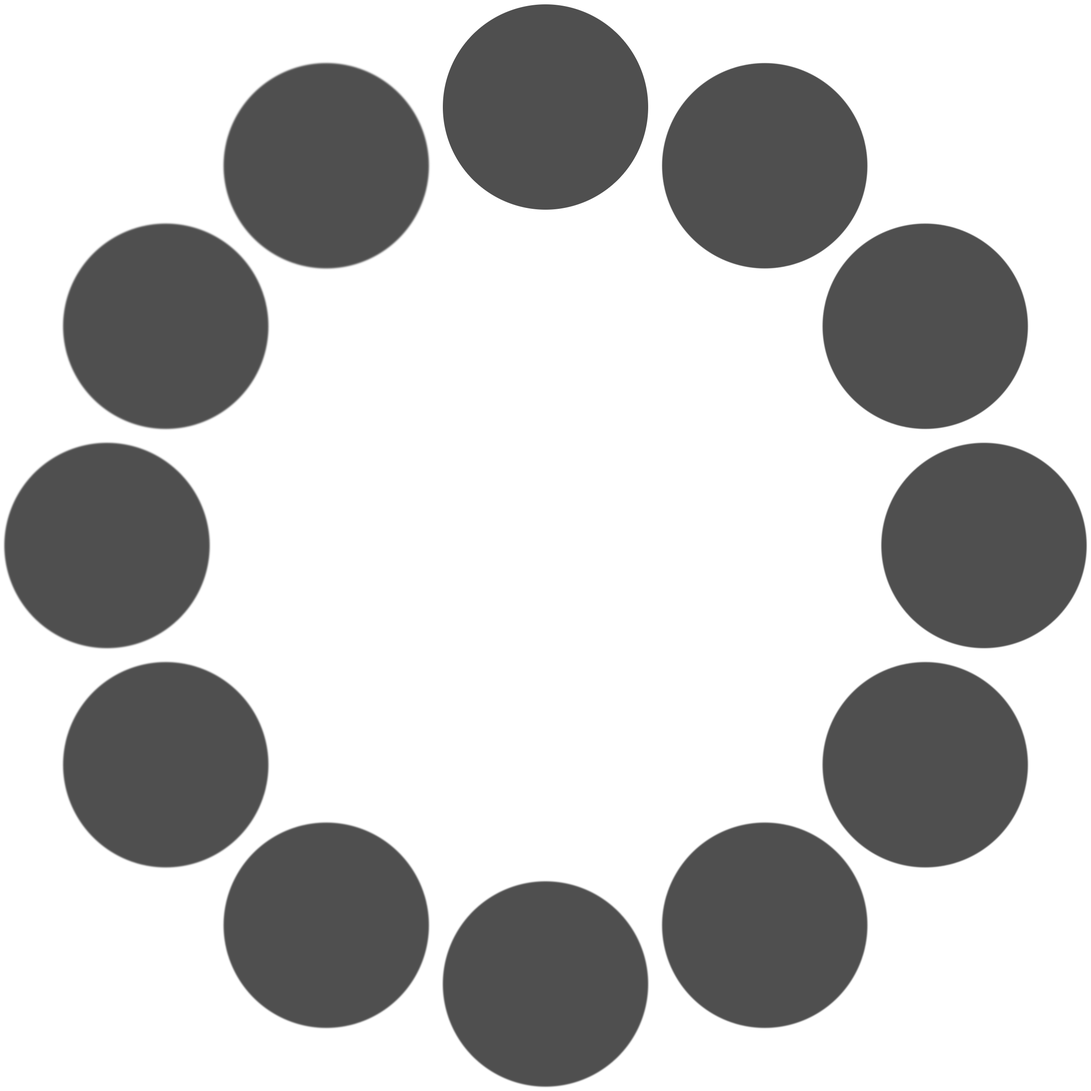
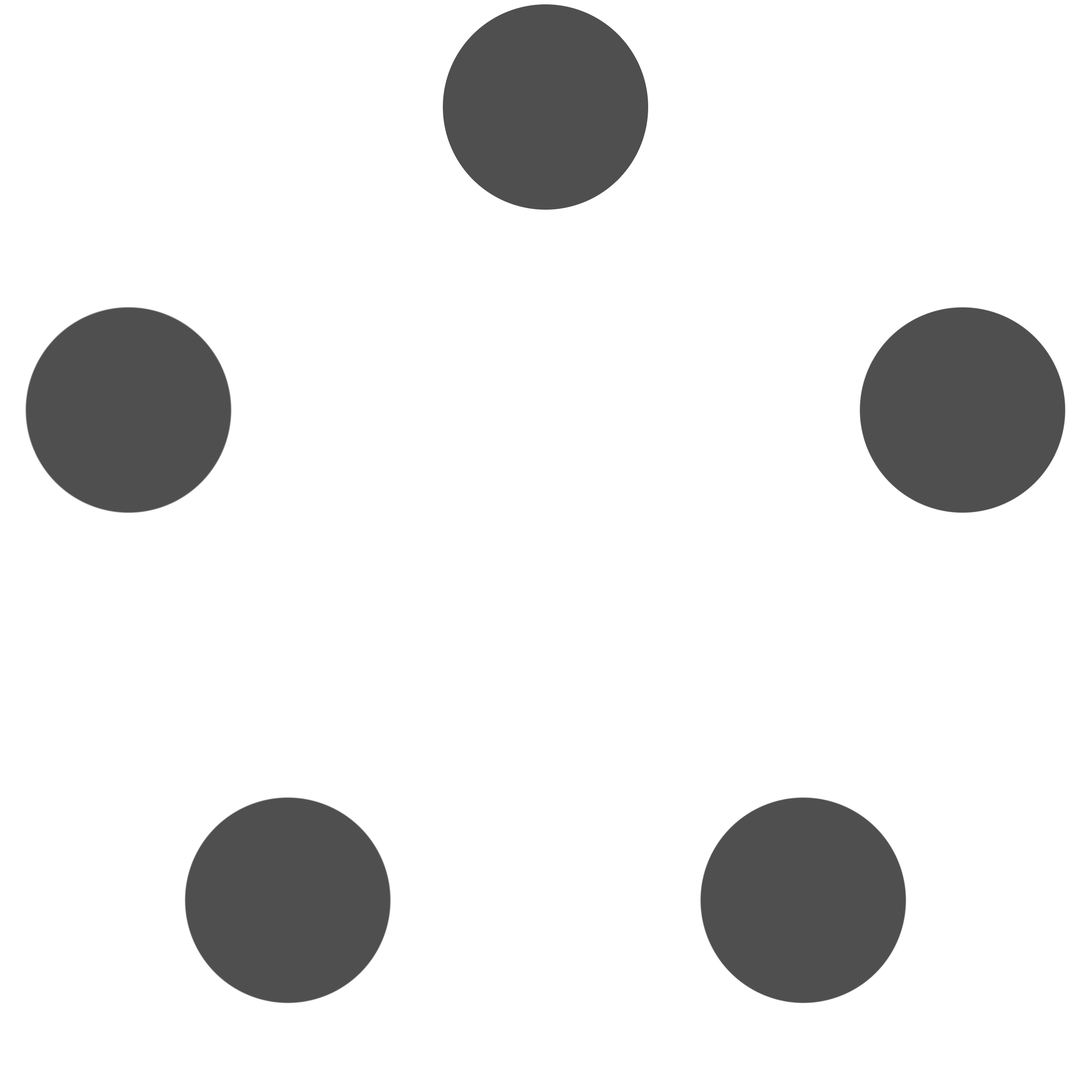
The second 1091×1091 image is a revision of the first. Changes to its layers:
removed layer "Pasted Layer copy #10" over left=221, top=61, right=431, bottom=272
removed layer "Pasted Layer copy #9" over left=60, top=221, right=271, bottom=432
removed layer "Pasted Layer copy #8" over left=2, top=440, right=212, bottom=651
removed layer "Pasted Layer copy #7" over left=61, top=660, right=271, bottom=870
removed layer "Pasted Layer copy #6" over left=221, top=821, right=431, bottom=1030
removed layer "Pasted Layer copy #5" over left=441, top=880, right=650, bottom=1089
removed layer "Pasted Layer copy #4" over left=661, top=821, right=870, bottom=1030
painted on "Pasted Layer copy #3" over left=24, top=306, right=1030, bottom=870
painted on "Pasted Layer copy #2" over left=184, top=441, right=1089, bottom=1005
painted on "Pasted Layer copy #1" over left=700, top=222, right=1030, bottom=1005
painted on "Pasted Layer copy" over left=661, top=62, right=1067, bottom=514
